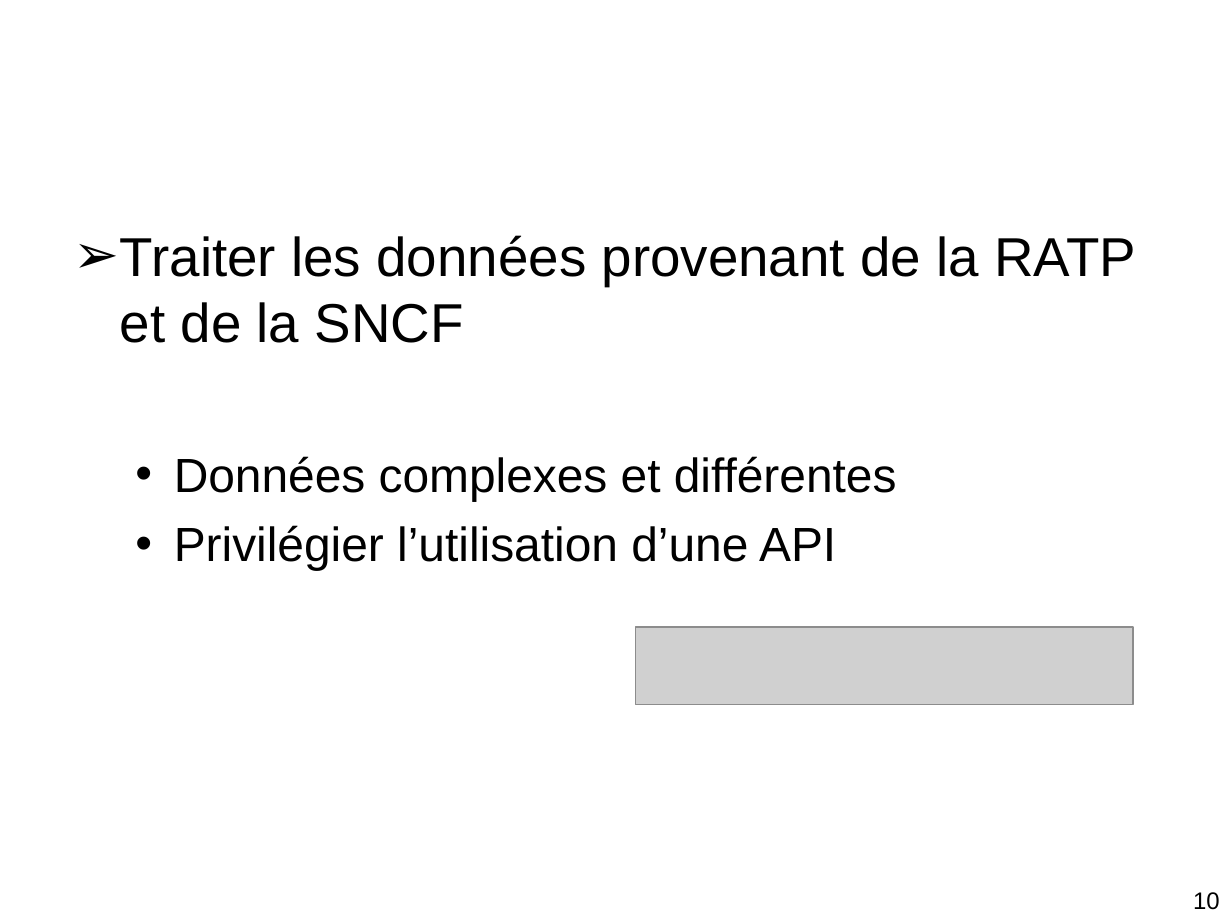
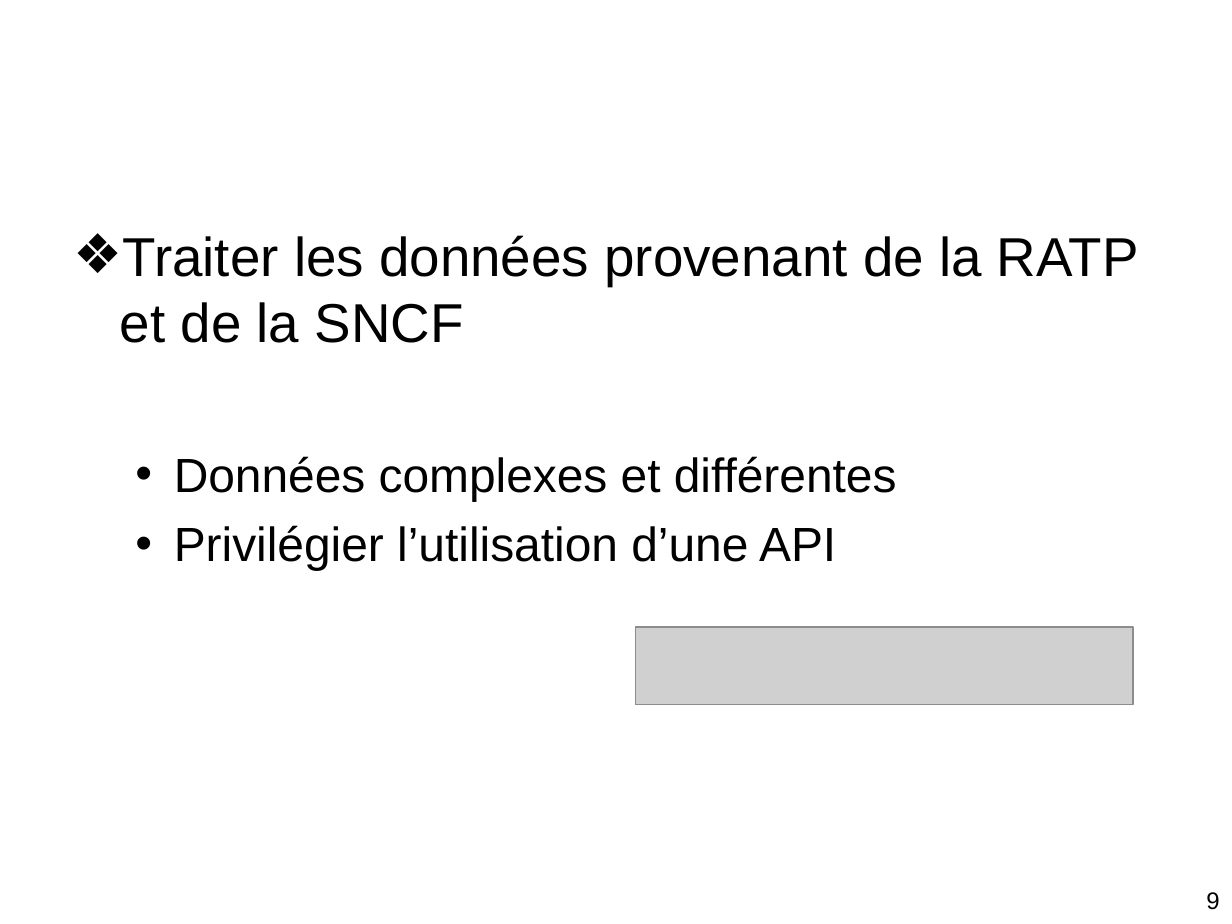
Before and after one commit to axelajv/FirefoxOS-ProjetDLL, a slide deck: slide 9 of PowerPoint/PPT Projet-DLL.ppt (slide 10 before the commit). Drawn at 1232x924 pixels with LibreOffice and Linux fonts; fonts in the diff are those of the drawing; grey boxes stand for pictures; background and template pictures are left out. Boxes give left, top, right and bottom in pixels: in the first picture for what was removed or moved away, otherwise in the second. Text is boxed around its words. In the diff, an @@ line names an element or a change of style, - is before the commit and + after.

```diff
--- a/PowerPoint/PPT Projet-DLL.ppt
+++ b/PowerPoint/PPT Projet-DLL.ppt
@@ text at box(120, 235, 1139, 343): bullet ➢ to ❖ @@
@@ page number at box(1206, 892, 1219, 910): text changed @@
-10
+9
```
Also in this commit, not shown: 6 other slides changed, 1 slide added, 1 slide removed.
